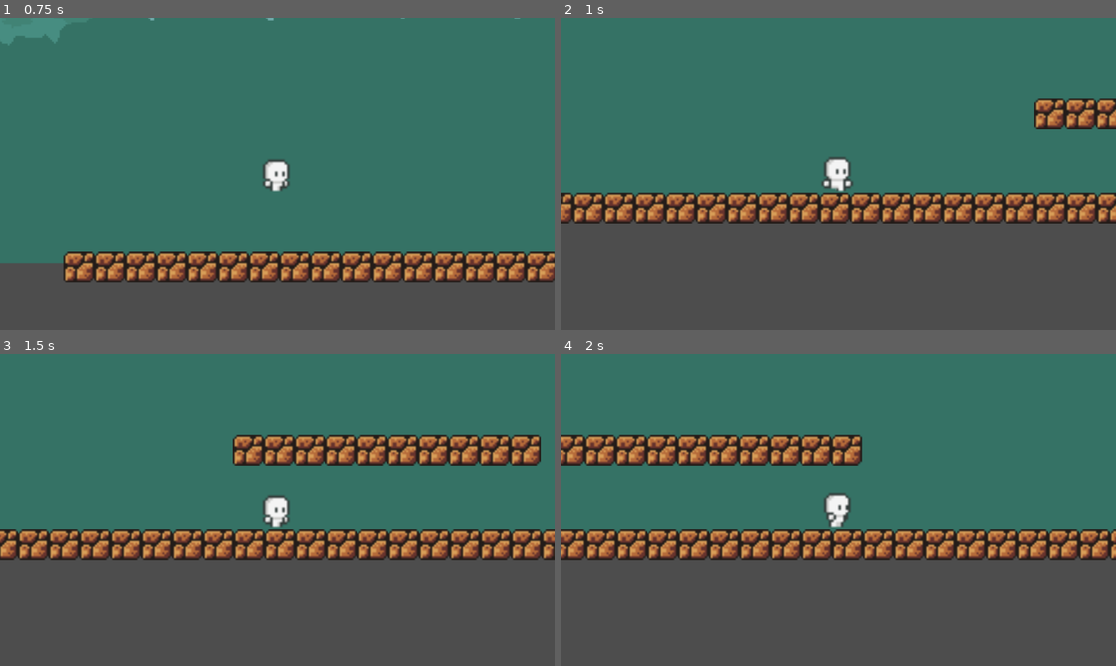
Above: before the commit, frames 1-4 (two rows, left to right).
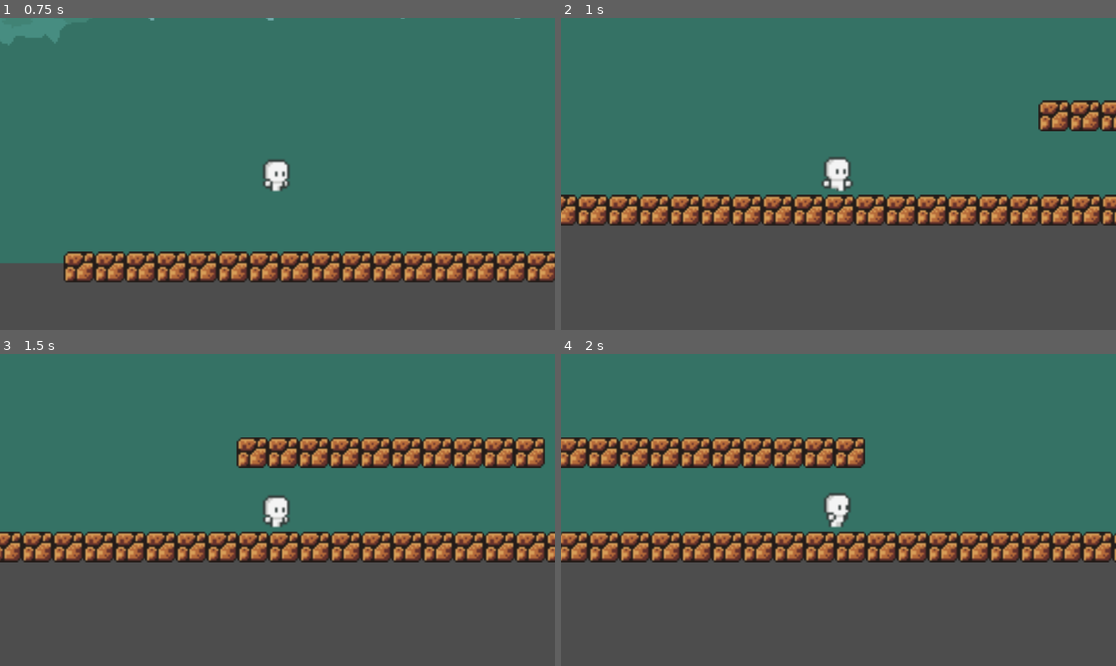
Above: after the commit, the same moments.

Repository: RKLGameDev/RKLGameDev
Game: Godot game, scene res://world.tscn
The game is run twice, just before and just after one commit, with the same random seed, the same clock (stepped at 60 frames per second) and the same inputs.
Inputs:
- Up to frame 1 (0.75 s): tap Enter (ui_accept) at 0.5 s; hold Right (ui_right) from 0.53 s (still down)
- Up to frame 2 (1 s): keep holding Right (ui_right); tap Enter (ui_accept) at 0.77 s
- Up to frame 3 (1.5 s): keep holding Right (ui_right)
- Up to frame 4 (2 s): keep holding Right (ui_right); tap Enter (ui_accept) at 1.52 s

Frame 1 is identical in both runs. In frame 2, 10% of the frame differs, in the area x 0-100%, y 25-67%; in frame 3, 14%; in frame 4, 13%.

Commit message:
Round Collision

Diff:
--- a/firstplatformer/Player.tscn
+++ b/firstplatformer/Player.tscn
@@ -5,6 +5,30 @@
 [ext_resource type="Texture2D" uid="uid://d355g8koa30wu" path="res://Assets/Character/Movement/jump.png" id="4_cxr5p"]
 [ext_resource type="Texture2D" uid="uid://cayxfkl6rvlwh" path="res://Assets/Character/Movement/walk.png" id="4_e80uo"]
 
+[sub_resource type="AtlasTexture" id="AtlasTexture_itxgx"]
+atlas = ExtResource("4_cxr5p")
+region = Rect2(20, 20, 40, 40)
+
+[sub_resource type="AtlasTexture" id="AtlasTexture_cgsek"]
+atlas = ExtResource("4_cxr5p")
+region = Rect2(100, 20, 40, 40)
+
+[sub_resource type="AtlasTexture" id="AtlasTexture_0pi4m"]
+atlas = ExtResource("4_cxr5p")
+region = Rect2(180, 20, 40, 40)
+
+[sub_resource type="AtlasTexture" id="AtlasTexture_sg6sq"]
+atlas = ExtResource("4_cxr5p")
+region = Rect2(260, 20, 40, 40)
+
+[sub_resource type="AtlasTexture" id="AtlasTexture_h84ma"]
+atlas = ExtResource("4_cxr5p")
+region = Rect2(340, 20, 40, 40)
+
+[sub_resource type="AtlasTexture" id="AtlasTexture_47wu6"]
+atlas = ExtResource("4_cxr5p")
+region = Rect2(420, 20, 40, 40)
+
 [sub_resource type="AtlasTexture" id="AtlasTexture_dtqjt"]
 atlas = ExtResource("3_kne1u")
 region = Rect2(20, 20, 40, 40)
@@ -68,33 +92,32 @@
 [sub_resource type="AtlasTexture" id="AtlasTexture_efikj"]
 atlas = ExtResource("4_e80uo")
 region = Rect2(580, 20, 40, 40)
-
-[sub_resource type="AtlasTexture" id="AtlasTexture_itxgx"]
-atlas = ExtResource("4_cxr5p")
-region = Rect2(20, 20, 40, 40)
-
-[sub_resource type="AtlasTexture" id="AtlasTexture_cgsek"]
-atlas = ExtResource("4_cxr5p")
-region = Rect2(100, 20, 40, 40)
-
-[sub_resource type="AtlasTexture" id="AtlasTexture_0pi4m"]
-atlas = ExtResource("4_cxr5p")
-region = Rect2(180, 20, 40, 40)
-
-[sub_resource type="AtlasTexture" id="AtlasTexture_sg6sq"]
-atlas = ExtResource("4_cxr5p")
-region = Rect2(260, 20, 40, 40)
-
-[sub_resource type="AtlasTexture" id="AtlasTexture_h84ma"]
-atlas = ExtResource("4_cxr5p")
-region = Rect2(340, 20, 40, 40)
-
-[sub_resource type="AtlasTexture" id="AtlasTexture_47wu6"]
-atlas = ExtResource("4_cxr5p")
-region = Rect2(420, 20, 40, 40)
 
 [sub_resource type="SpriteFrames" id="SpriteFrames_h84ma"]
 animations = [{
+"frames": [{
+"duration": 1.0,
+"texture": SubResource("AtlasTexture_itxgx")
+}, {
+"duration": 1.0,
+"texture": SubResource("AtlasTexture_cgsek")
+}, {
+"duration": 1.0,
+"texture": SubResource("AtlasTexture_0pi4m")
+}, {
+"duration": 1.0,
+"texture": SubResource("AtlasTexture_sg6sq")
+}, {
+"duration": 1.0,
+"texture": SubResource("AtlasTexture_h84ma")
+}, {
+"duration": 1.0,
+"texture": SubResource("AtlasTexture_47wu6")
+}],
+"loop": true,
+"name": &"JumpRight",
+"speed": 5.0
+}, {
 "frames": [{
 "duration": 1.0,
 "texture": SubResource("AtlasTexture_dtqjt")
@@ -151,29 +174,6 @@
 }],
 "loop": true,
 "name": &"WalkRight",
-"speed": 5.0
-}, {
-"frames": [{
-"duration": 1.0,
-"texture": SubResource("AtlasTexture_itxgx")
-}, {
-"duration": 1.0,
-"texture": SubResource("AtlasTexture_cgsek")
-}, {
-"duration": 1.0,
-"texture": SubResource("AtlasTexture_0pi4m")
-}, {
-"duration": 1.0,
-"texture": SubResource("AtlasTexture_sg6sq")
-}, {
-"duration": 1.0,
-"texture": SubResource("AtlasTexture_h84ma")
-}, {
-"duration": 1.0,
-"texture": SubResource("AtlasTexture_47wu6")
-}],
-"loop": true,
-"name": &"new_animation",
 "speed": 5.0
 }]
 
@@ -195,16 +195,14 @@
 z_index = 2
 y_sort_enabled = true
 position = Vector2(-252, -172)
-build_mode = 1
 polygon = PackedVector2Array(232, 211, 226, 150, 251, 143, 274, 150, 268, 211)
 one_way_collision_margin = 2.0
 
 [node name="AnimatedSprite2D" type="AnimatedSprite2D" parent="."]
 scale = Vector2(5, 5)
 sprite_frames = SubResource("SpriteFrames_h84ma")
-animation = &"new_animation"
+animation = &"JumpRight"
 autoplay = "RunRight"
-frame_progress = 0.703122
 metadata/_edit_lock_ = true
 
 [node name="Camera2D" type="Camera2D" parent="."]
